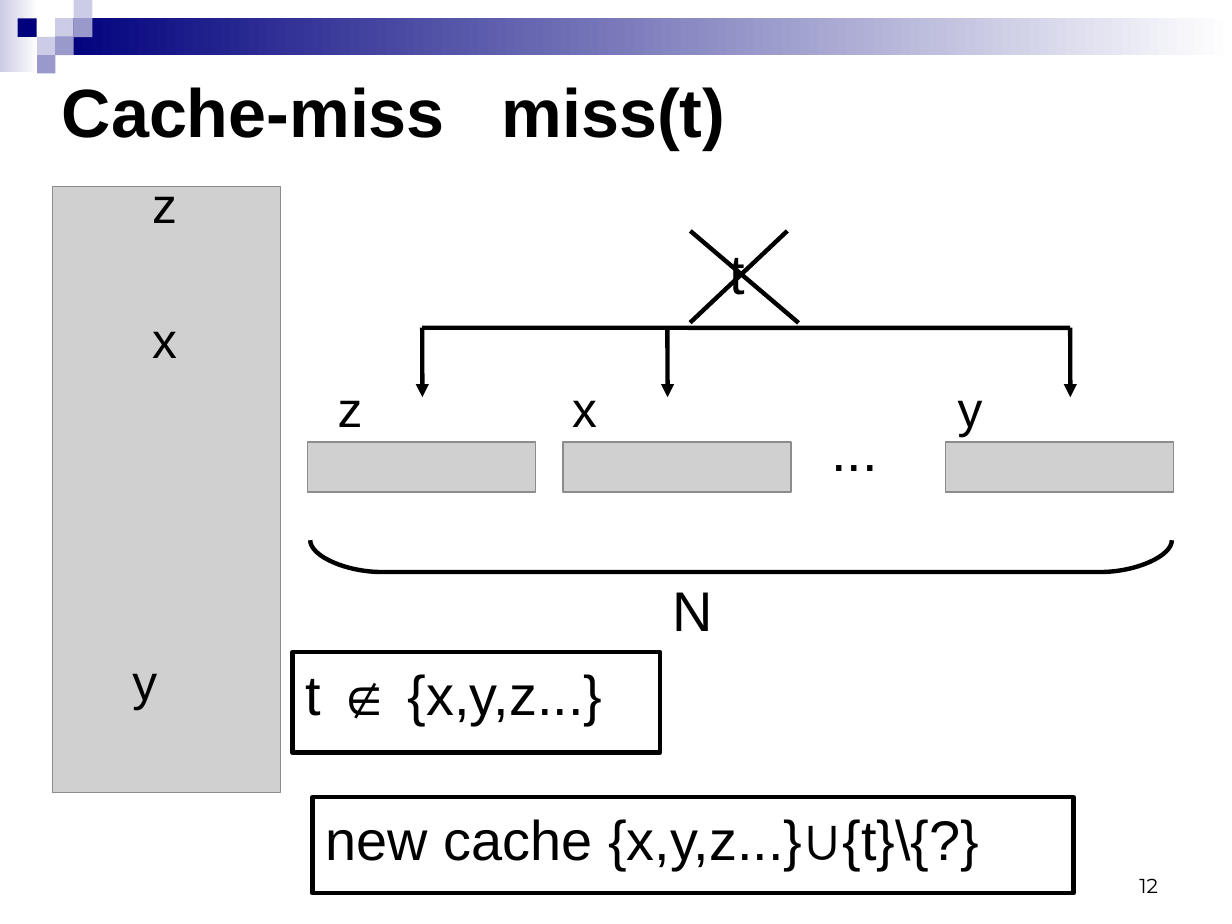
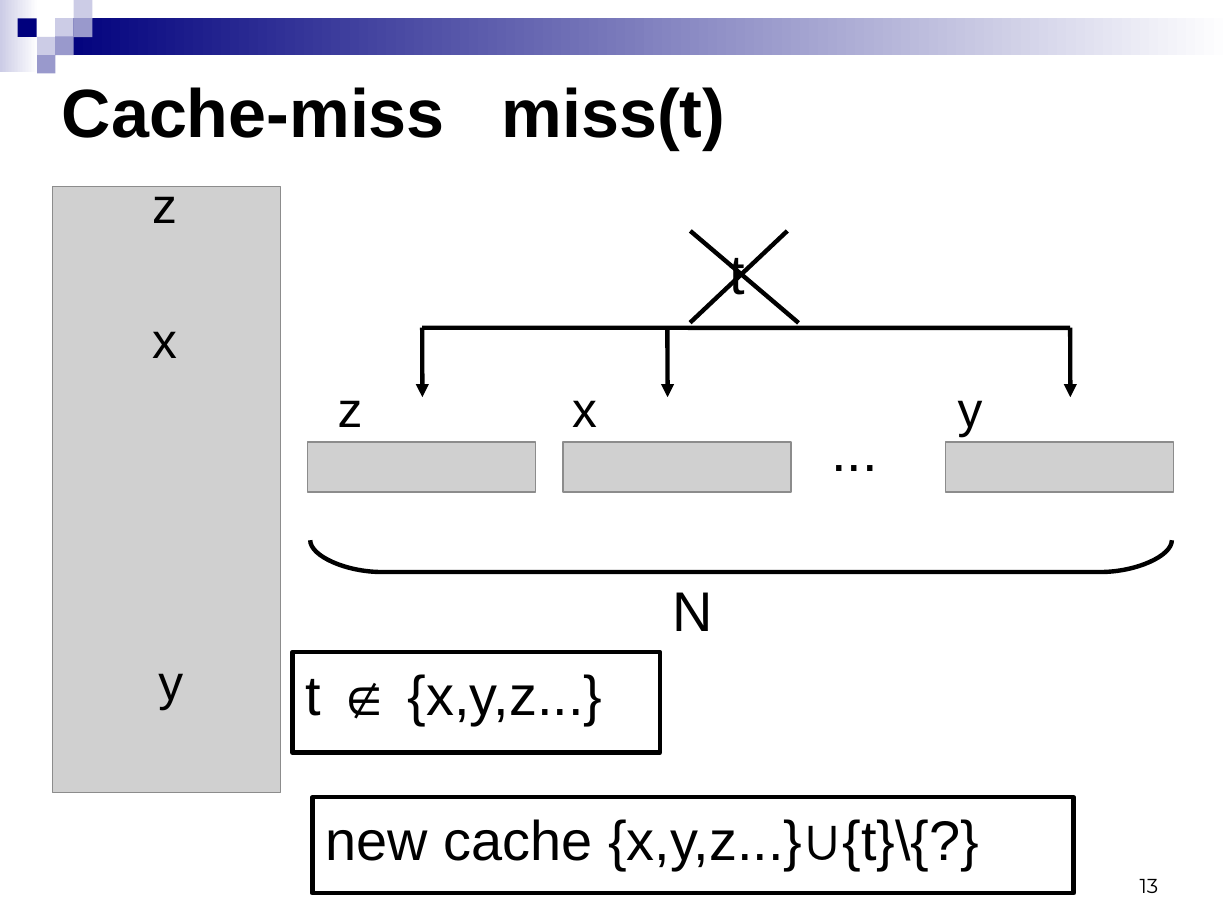
Before and after one commit to kornevgen/tesla-project, a slide deck: slide 13 of papers/unpublished/SummerSchool09/sumsch09-3.ppt (slide 12 before the commit). Drawn at 1232x924 pixels with LibreOffice and Linux fonts; fonts in the diff are those of the drawing; grey boxes stand for pictures. Boxes give left, top, right and bottom in pixels: in the first picture for what was removed or moved away, otherwise in the second. Text is boxed around its words. In the diff, an @@ line names an element or a change of style, - is before the commit and + after.

```diff
--- a/papers/unpublished/SummerSchool09/sumsch09-3.ppt
+++ b/papers/unpublished/SummerSchool09/sumsch09-3.ppt
@@ text "y": place and size @@
-text "y" at [132,673,157,710]
+text "y" at [158,673,183,710]
@@ page number at [1140,879,1159,893]: text changed @@
-12
+13
```
Also in this commit, not shown: 13 other slides changed, 1 slide added.
